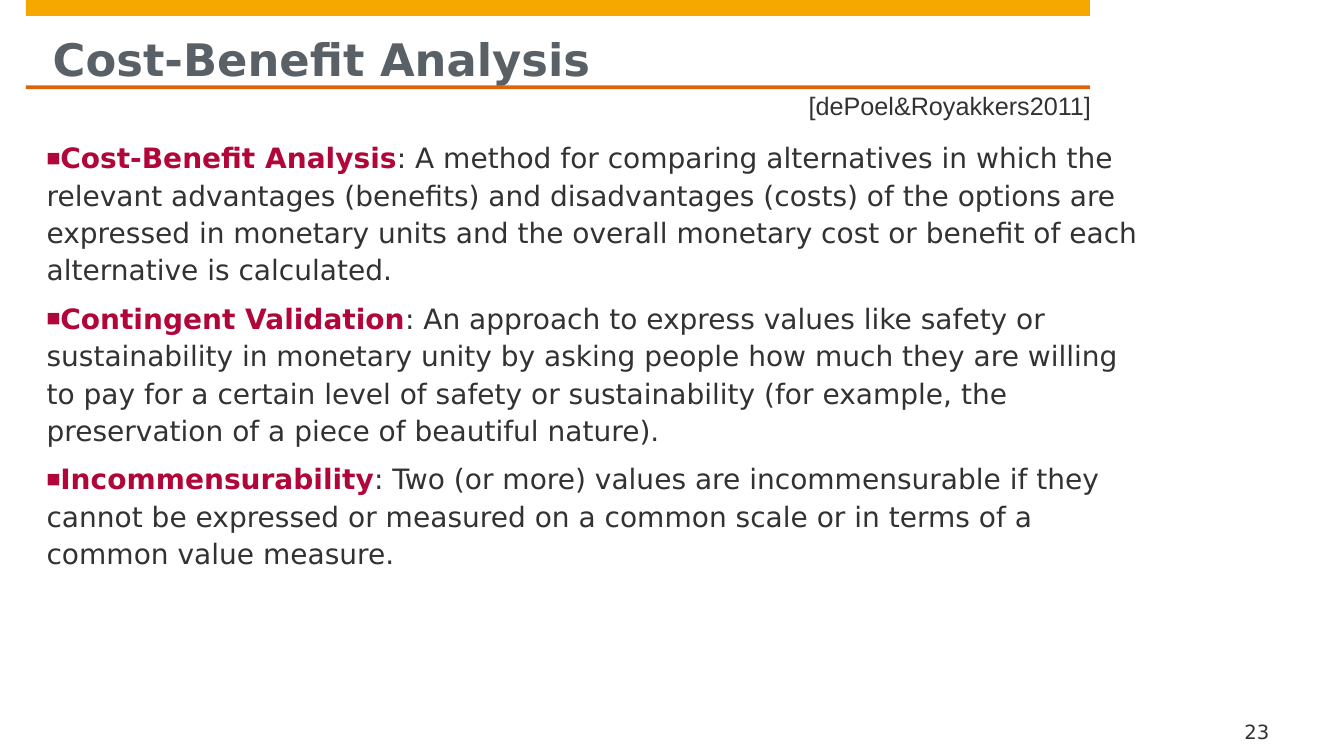
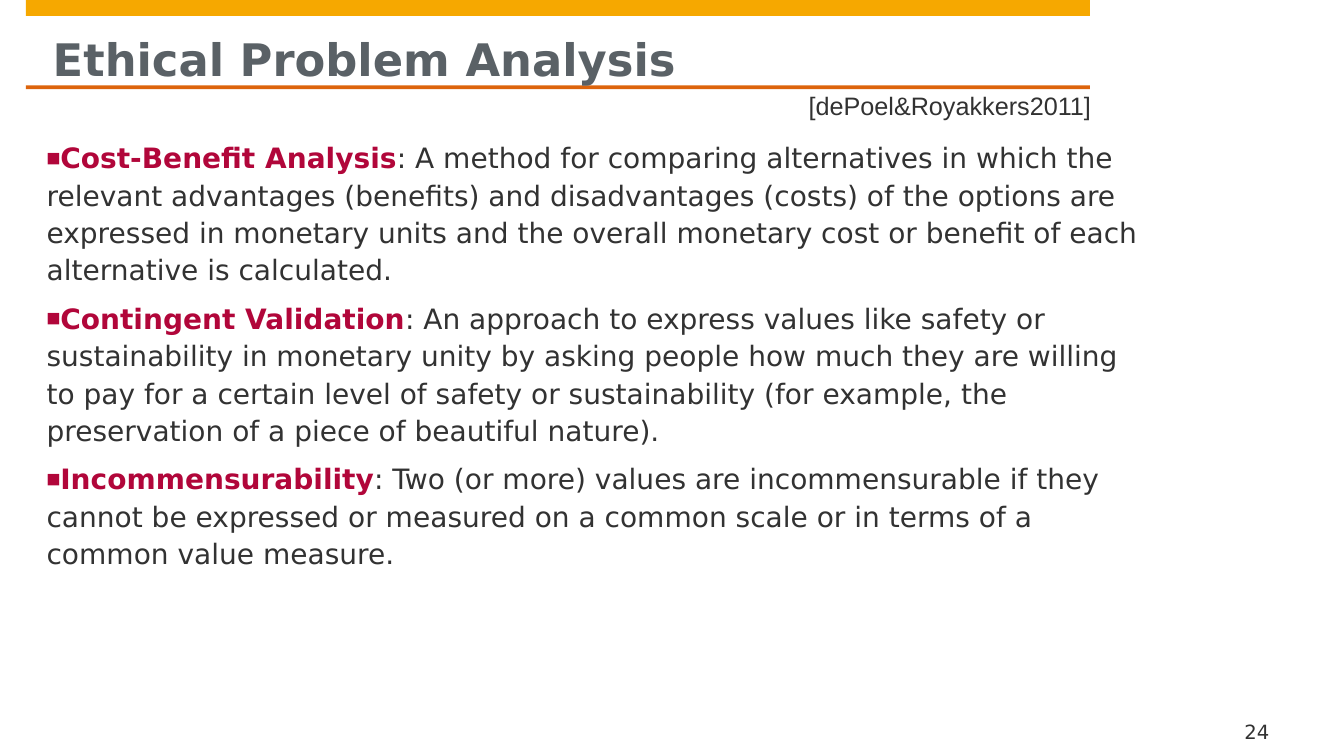
Before and after one commit to hpi-sam/Responsible-AI, a slide deck: slide 24 of 6. Normative Argumentation.pptx (slide 23 before the commit). Drawn at 1344x756 pixels with LibreOffice and Linux fonts; fonts in the diff are those of the drawing; background and template pictures are left out. Boxes give left, top, right and bottom in pixels: in the first picture for what was removed or moved away, otherwise in the second. Text is boxed around its words. In the diff, an @@ line names an element or a change of style, - is before the commit and + after.

```diff
--- a/6. Normative Argumentation.pptx
+++ b/6. Normative Argumentation.pptx
@@ title at (x1=53, y1=42, x2=676, y2=86): text changed @@
-Cost-Benefit Analysis
+Ethical Problem Analysis
@@ page number at (x1=1244, y1=724, x2=1269, y2=739): text changed @@
-23
+24
```
Also in this commit, not shown: 4 other slides changed, 2 slides added.
